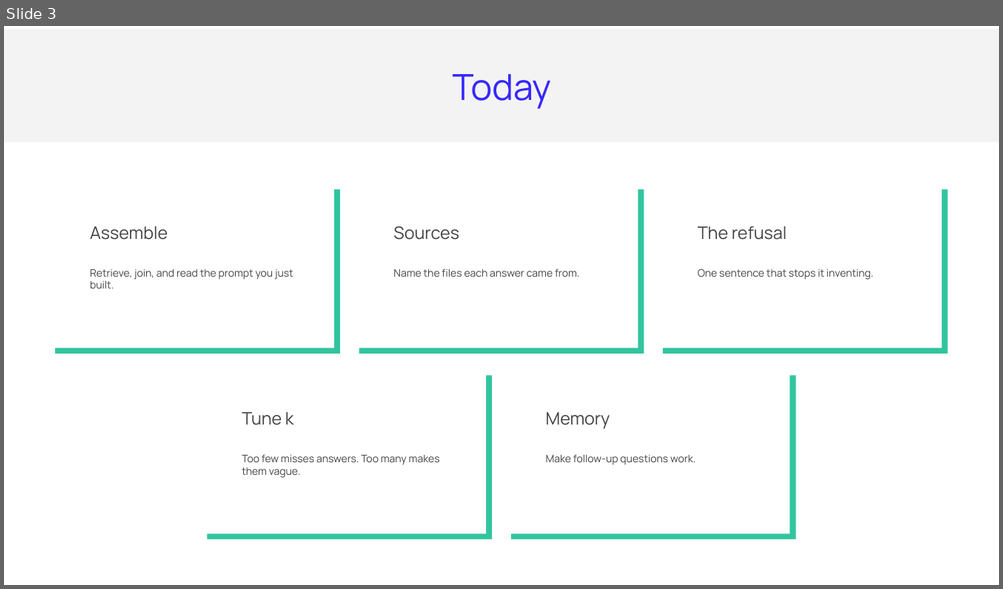
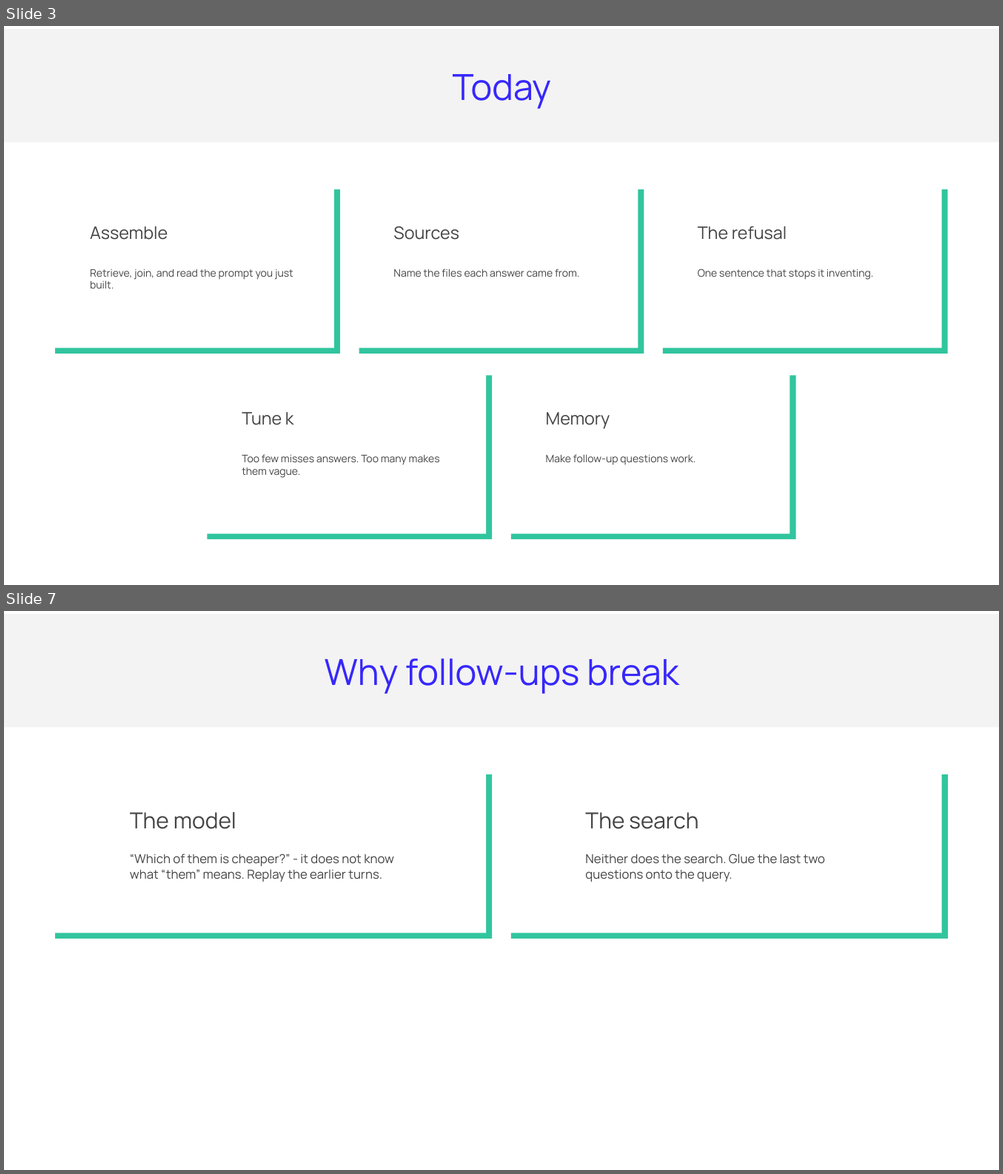
Before and after one commit to ArtyoMKo/tumo_month_workshop, a slide deck: slides/Lesson 5 - Building the RAG Assistant.pptx. Shown one above the other, each under a label of ours: slide 3 before the commit, slides 3 and 7 after it; the slides between them are not shown. The pictures are 1003x589 and 1003x1174 pixels, drawn with LibreOffice and Linux fonts; fonts in the diff are those of the drawing. Boxes give left, top, right and bottom in pixels: in the first picture for what was removed or moved away, otherwise in the second. Text is boxed around its words. In the diff, an @@ line names an element or a change of style, - is before the commit and + after.

```diff
--- a/slides/Lesson 5 - Building the RAG Assistant.pptx
+++ b/slides/Lesson 5 - Building the RAG Assistant.pptx
@@ slide 7 added at (x1=4, y1=611, x2=999, y2=1170), background #FFFFFF @@
@@ rectangle added at (x1=4, y1=614, x2=999, y2=727), fill #F3F3F3 @@
@@ text added at (x1=324, y1=658, x2=679, y2=694), 52 pt, text #3627FC @@
+Why follow-ups break
@@ rectangle added at (x1=49, y1=769, x2=486, y2=933), fill #FFFFFF @@
@@ rectangle added at (x1=55, y1=775, x2=492, y2=939), fill #31C59E @@
@@ rectangle added at (x1=505, y1=769, x2=942, y2=933), fill #FFFFFF @@
@@ rectangle added at (x1=511, y1=775, x2=948, y2=939), fill #31C59E @@
@@ text added at (x1=130, y1=812, x2=236, y2=829), 32 pt, text #434343 @@
+The model
@@ text added at (x1=585, y1=812, x2=698, y2=829), 32 pt, text #434343 @@
+The search
@@ text added at (x1=130, y1=854, x2=394, y2=882), 18 pt, text #434343 @@
+“Which of them is cheaper?” - it does not know what “them” means. Replay the earlier turns.
@@ text added at (x1=585, y1=854, x2=825, y2=882), 18 pt, text #434343 @@
+Neither does the search. Glue the last two questions onto the query.
```
Also in this commit, not shown: 4 other slides added, 1 slide removed, 9 other files.
